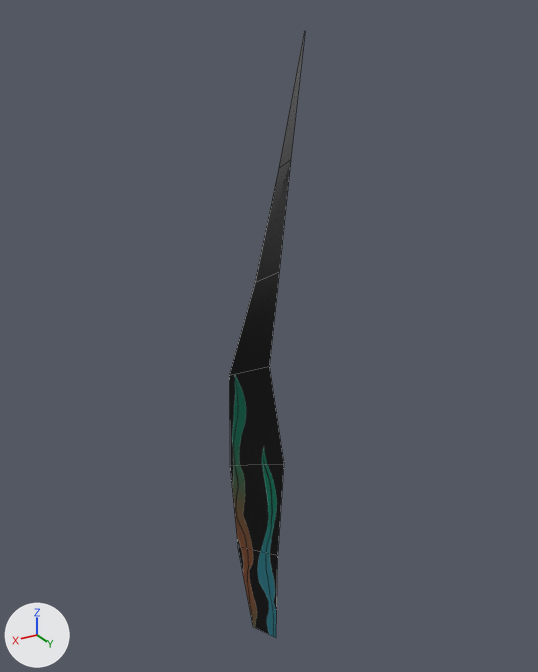
The FBX model BalloonGame/Assets/Design/3DModel/PRO/SeaWeed/PRO_SeaWeed_L6.fbx as it was, and as the next commit left it.
One viewpoint serves both versions: a 50 mm lens placed at (0.89, 1.425, 1.703), pointed at (-0.028, -0.106, 0.938). Every picture has the same lights, and +X, +Y and +Z are marked at lower left. Mesh edges are drawn as thin lines. Where no turn or scale is listed for an object, it has been applied to the vertices.

The first picture shows 'SeaWeed_L6'.
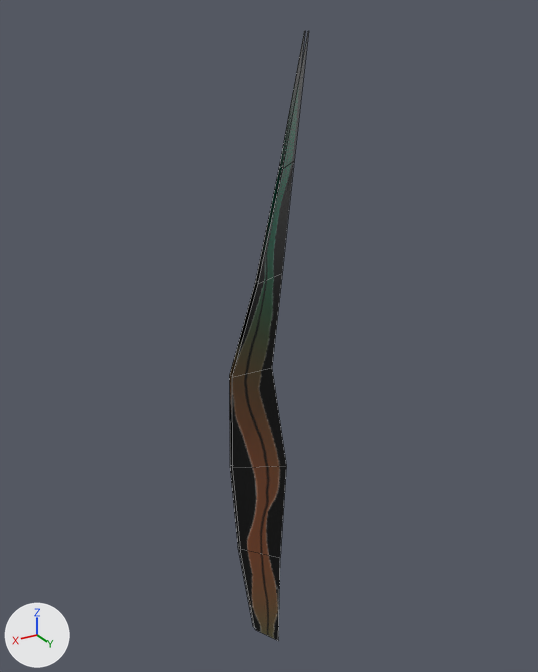
The newer file is also turned or shifted as a whole; pictures and numbers use the older file's frame.

What differs and where, as boxes (x1, y1, x2, y2) in the pictures (538 x 672 px):
'SeaWeed_L6', reshaped: before (229, 31, 305, 638); after (229, 31, 308, 641)
part 1 of me_mesh, added: after (232, 33, 308, 641)
part 2 of me_mesh, surface changed: before (229, 31, 305, 638); after (229, 31, 305, 628)

The change, as a list of edits to the scene's bpy script:
```text
Change me_mesh:
    used by ob_seaweed_l6; location = (0.0, 0.0, 0.0)
    remove me_mesh.from_pydata(...)  # 14 vertices, 6 faces; spans x -0.08..0.06, y -0.18..0.06, z -0.04..1.67
    add me_mesh.from_pydata(...)  # 28 vertices, 12 faces; spans x -0.08..0.06, y -0.18..0.07, z -0.04..1.67
    me_mesh part 1: the loose piece of 14 vertices spanning x -0.08..0.06, y -0.18..0.06, z -0.04..1.67 is copied, and the copy is moved by (0.0, 0.01, 0.0); it spans x -0.08..0.06, y -0.17..0.07, z -0.04..1.67
    me_mesh part 2: 6 kept faces spanning x -0.08..0.06, y -0.18..0.06, z -0.04..1.67 get new texture (UV) coordinates
```
